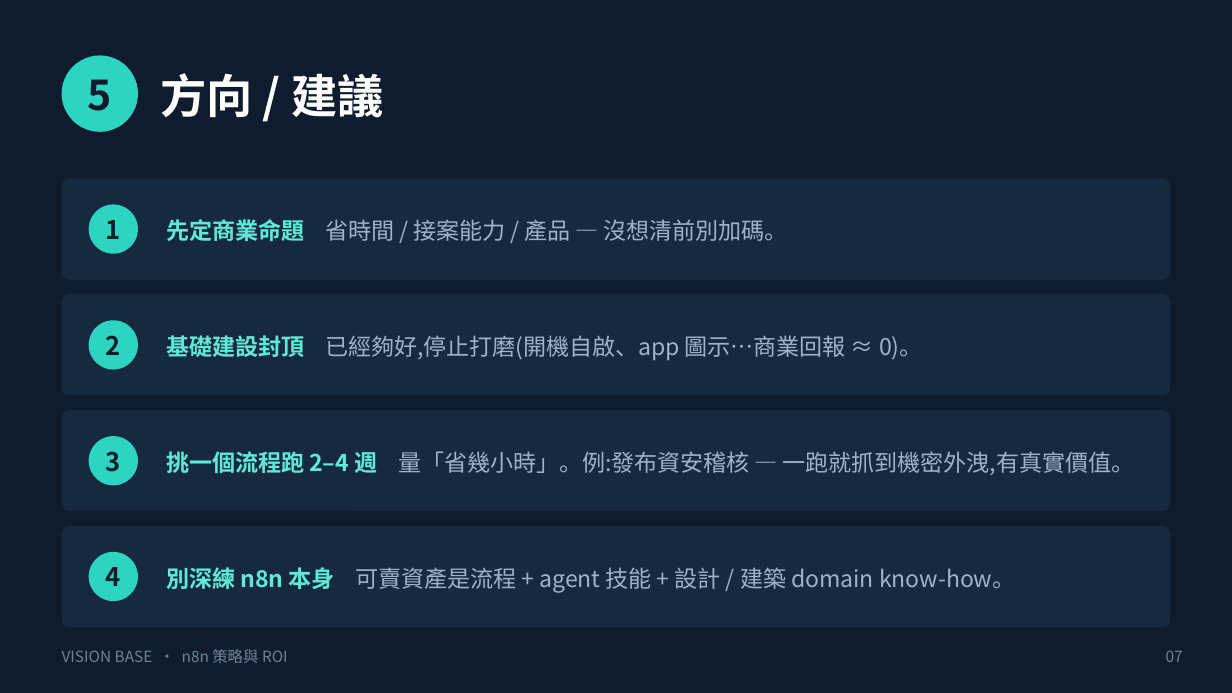
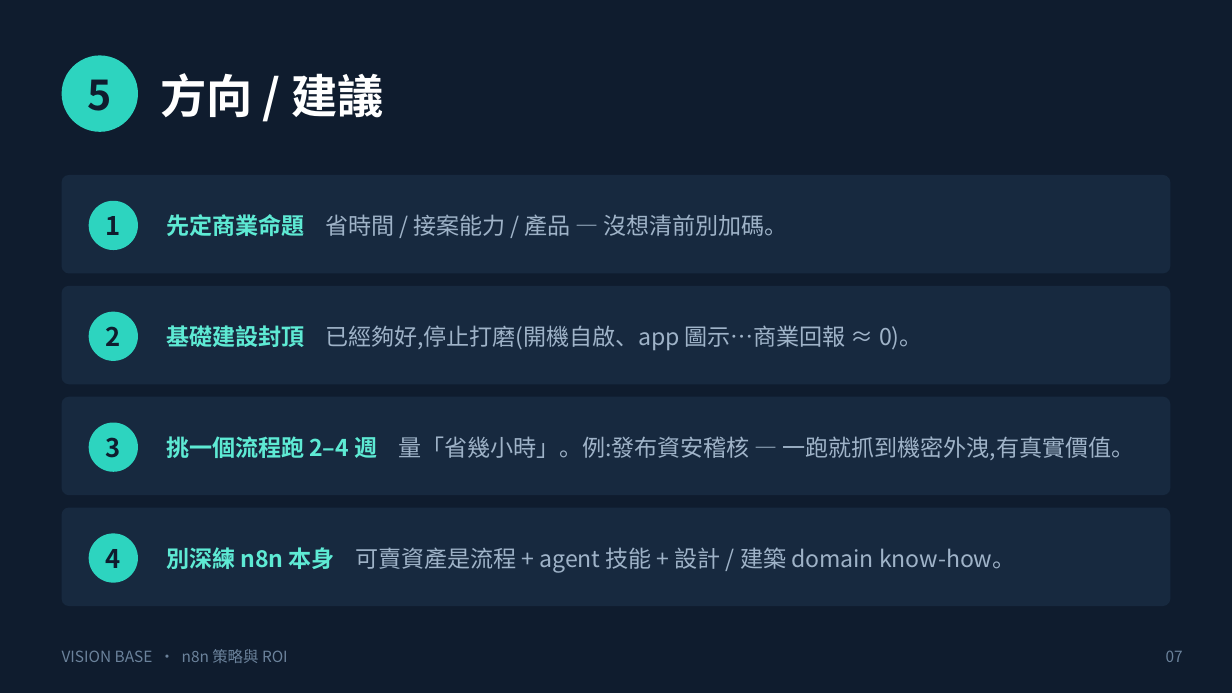
Before and after one commit to VistwinDev/VistwinDev.github.io, a slide deck: slide 7 of content/98 資料/Strategy/2026-06-25_n8n-stack-ROI.pptx. Drawn at 1232x693 pixels with LibreOffice and Linux fonts; fonts in the diff are those of the drawing. Boxes give left, top, right and bottom in pixels: in the first picture for what was removed or moved away, otherwise in the second. Text is boxed around its words. In the diff, an @@ line names an element or a change of style, - is before the commit and + after.

```diff
--- a/content/98 資料/Strategy/2026-06-25_n8n-stack-ROI.pptx
+++ b/content/98 資料/Strategy/2026-06-25_n8n-stack-ROI.pptx
@@ 2 texts, 1 ellipse, 1 rounded rectangle: place and size @@
-2 texts, 1 ellipse, 1 rounded rectangle at bbox=[62, 179, 1170, 280]
+2 texts, 1 ellipse, 1 rounded rectangle at bbox=[62, 175, 1170, 274]
@@ 2 texts, 1 ellipse, 1 rounded rectangle: place and size @@
-2 texts, 1 ellipse, 1 rounded rectangle at bbox=[62, 294, 1170, 395]
+2 texts, 1 ellipse, 1 rounded rectangle at bbox=[62, 286, 1170, 384]
@@ 2 texts, 1 ellipse, 1 rounded rectangle: place and size @@
-2 texts, 1 ellipse, 1 rounded rectangle at bbox=[62, 410, 1170, 511]
+2 texts, 1 ellipse, 1 rounded rectangle at bbox=[62, 397, 1170, 495]
@@ 2 texts, 1 ellipse, 1 rounded rectangle: place and size @@
-2 texts, 1 ellipse, 1 rounded rectangle at bbox=[62, 526, 1170, 627]
+2 texts, 1 ellipse, 1 rounded rectangle at bbox=[62, 508, 1170, 606]
@@ proportions changed in 4 elements at bbox=[62, 175, 1170, 274], bbox=[62, 286, 1170, 384], bbox=[62, 397, 1170, 495], bbox=[62, 508, 1170, 606] @@
```
Also in this commit, not shown: 1 other slide changed.
